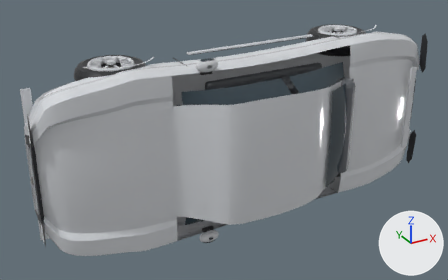
An edit to the OBJ model assets/gr86_blender_mesh.obj, drawn before and after from the same camera.
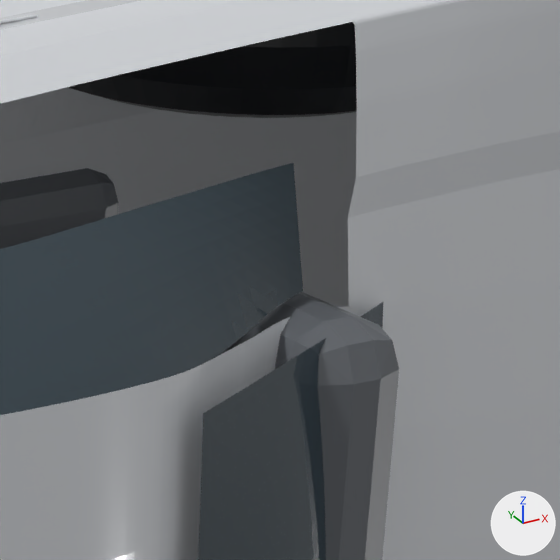
The first picture shows the older version from a 50 mm lens placed at (-3.01, -5.58, 2.44), pointed at (-0.25, -0.56, -0.07). The close-ups show the older and then the newer version on the part from 69% to 84% of the width and 15% to 39% of the height of that picture. Only the edits that show in the close-ups are written down. The axes (+X, +Y, +Z) are drawn at lower right. The lights are the same throughout. Where no turn or scale is listed for an object, it has been applied to the vertices.

The first close-up shows 'Backlight_Glass', 'Body_Shell', 'Interior_Floor', 'Rear_Quarter_Glass__1', 'Rear_Seat_Back', 'Tire_Rear_1' and 1 more.
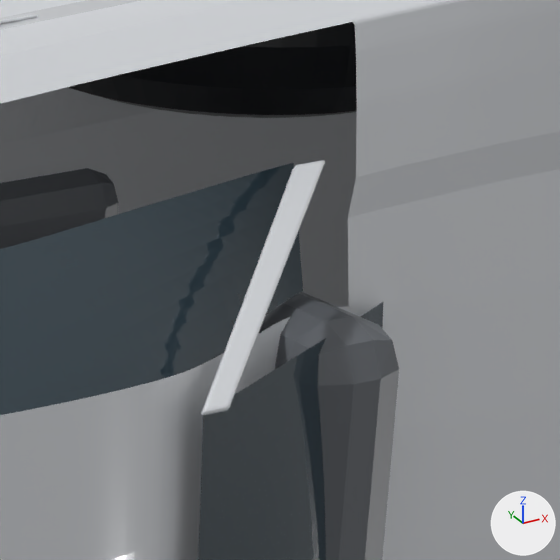
Patch to the scene script:
```diff
--- a/assets/gr86_blender_mesh.obj.py
+++ b/assets/gr86_blender_mesh.obj.py
@@ me_c_pillar__1_1 @@
+me_c_pillar__1_1.from_pydata(...)  # 46 vertices, 43 faces; spans x 0.532..0.932, y -1.247..-0.947, z 0.521..0.681
+me_c_pillar__1_1.materials.append(mat_pearl_white)  # light grey #d7dade
@@ ob_c_pillar__1_1 @@
+ob_c_pillar__1_1 = bpy.data.objects.new('C_Pillar__1', me_c_pillar__1_1)
+ob_c_pillar__1_1.location = (0.0, 0.0, 0.0)
```

Where the change shows, as pixel boxes (x1, y1, x2, y2) in the close-ups (560 x 560 px):
'C_Pillar__1', added: after (201, 160, 325, 415)
